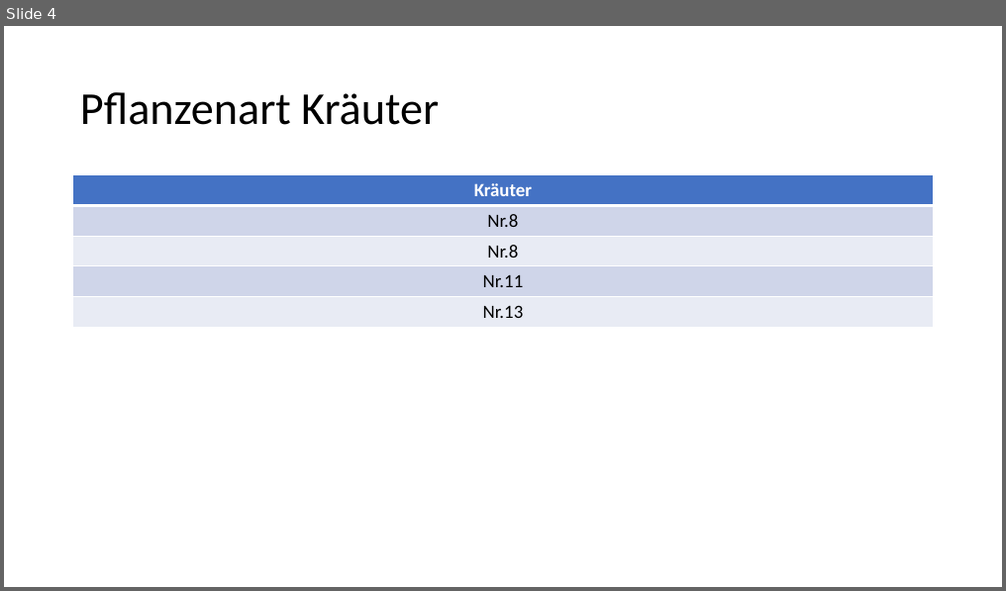
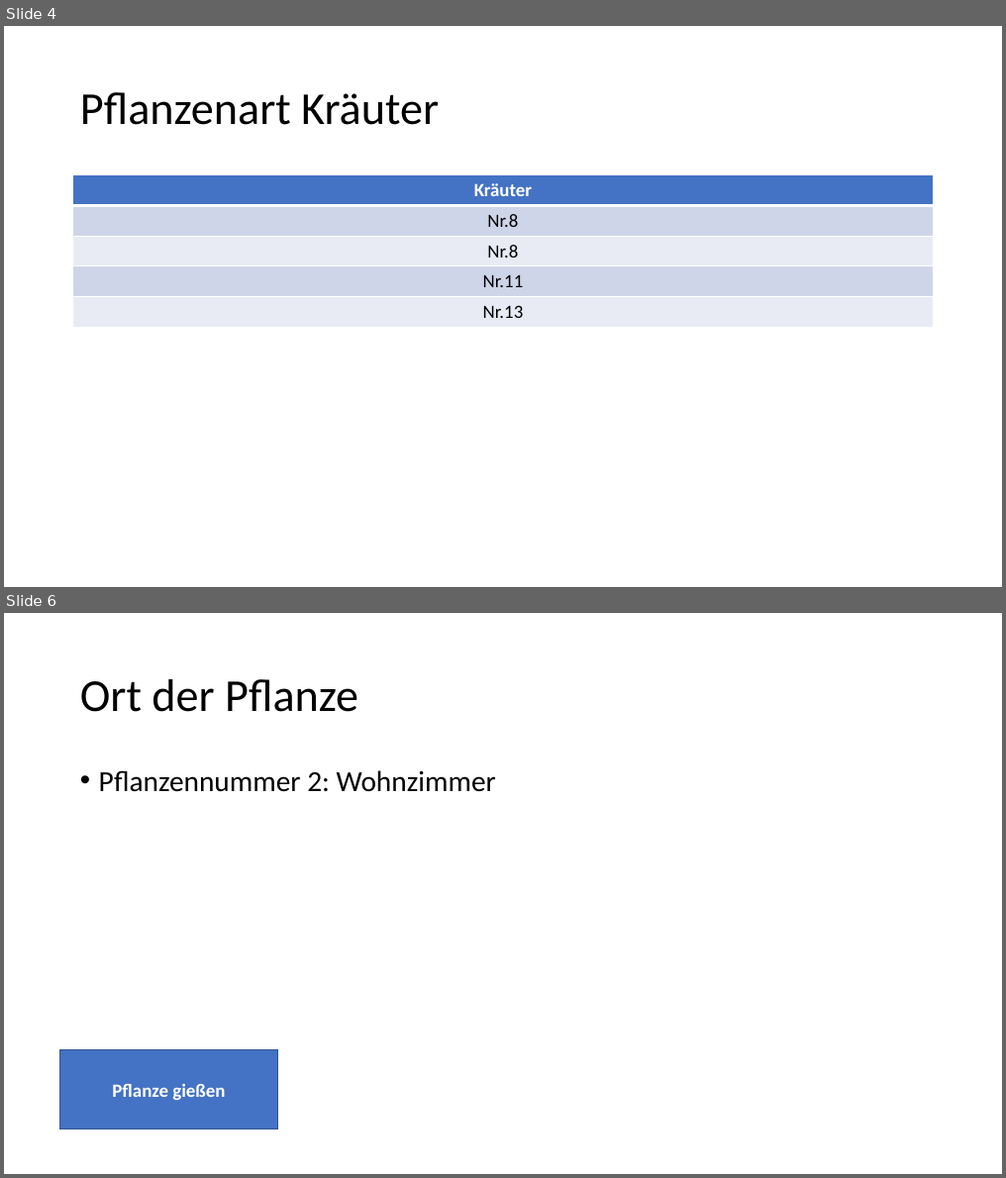
Before and after one commit to Kennjy/Abgaben-MCI, a slide deck: Blatt 6/High_Fidelity.pptx. Shown one above the other, each under a label of ours: slide 4 before the commit, slides 4 and 6 after it; the slides between them are not shown. The pictures are 1006x591 and 1006x1178 pixels, drawn with LibreOffice and Linux fonts; fonts in the diff are those of the drawing. Boxes give left, top, right and bottom in pixels: in the first picture for what was removed or moved away, otherwise in the second. Text is boxed around its words. In the diff, an @@ line names an element or a change of style, - is before the commit and + after.

```diff
--- a/Blatt 6/High_Fidelity.pptx
+++ b/Blatt 6/High_Fidelity.pptx
@@ slide 6 added at [4, 613, 1002, 1174], background #FFFFFF @@
@@ title added at [80, 679, 358, 712], 44 pt, text #000000 @@
+Ort der Pflanze
@@ text added at [99, 770, 496, 792], 28 pt, text #000000 @@
+• Pflanzennummer 2: Wohnzimmer
@@ rectangle added at [60, 1051, 277, 1130], fill #4472C4, outline #325491 1 pt, 18 pt, text #FFFFFF, bold @@
+Pflanze gießen
```
Also in this commit, not shown: 1 slide changed, 5 other slides added.
